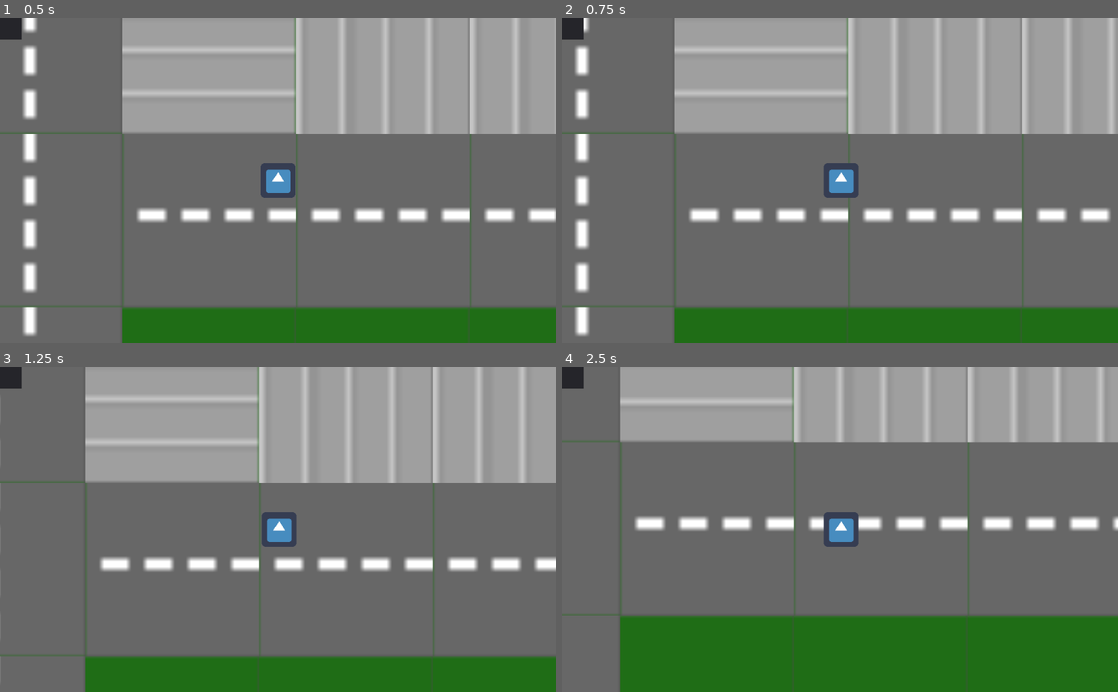
Above: before the commit, frames 1-4 (two rows, left to right).
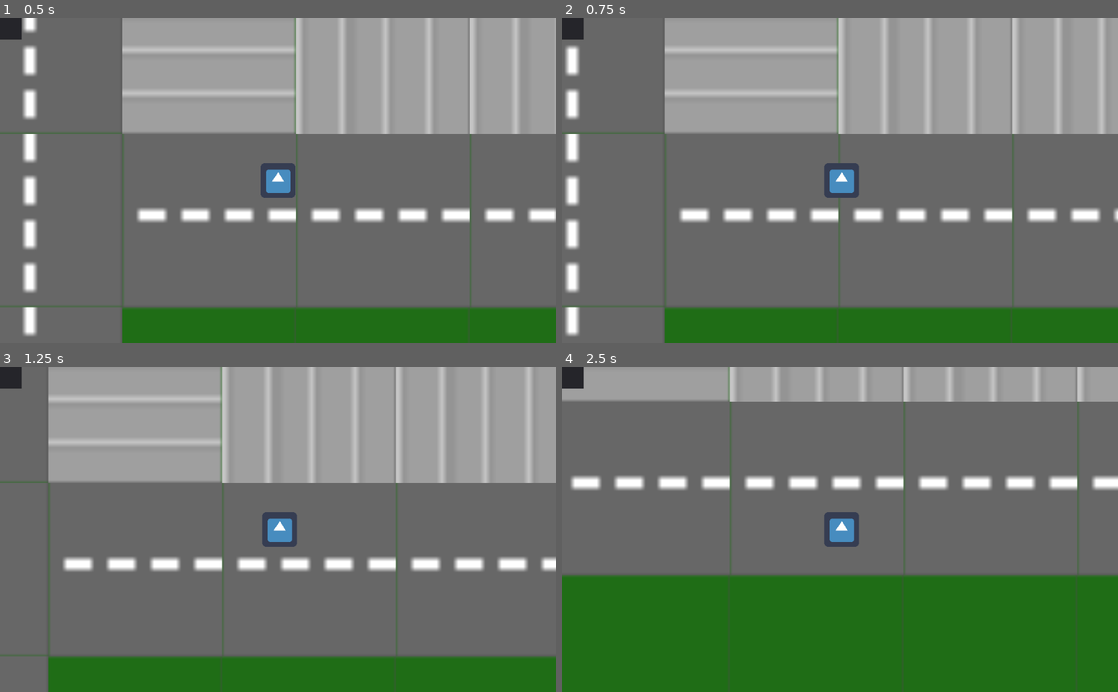
Above: after the commit, the same moments.

Repository: kzadorAT/GlobalGameJam21
Game: Godot game, scene res://scenes/Game.tscn
Two runs of this game, one before a commit and one after it. Both use one fixed random seed, a clock stepped at 60 frames per second and the inputs below. The engine's default icon, where the game draws it, is replaced by a stand-in: a white triangle on a blue panel in a dark square.
Inputs:
- Up to frame 1 (0.5 s): no input
- Up to frame 2 (0.75 s): tap Enter at 0.5 s; hold Right (ui_right) from 0.53 s (still down)
- Up to frame 3 (1.25 s): keep holding Right (ui_right)
- Up to frame 4 (2.5 s): release Right (ui_right) at 1.28 s; hold Down (ui_down) 1.28-2.03 s; hold Right (ui_right) from 2.03 s (still down)

Frame 1 is identical in both runs. In frame 2, 10% of the frame differs, in the area x 0-100%, y 0-100%; in frame 3, 9.6%; in frame 4, 34%.

Commit message:
navigator para el gato y gato builder

Diff:
--- a/scenes/Game.tscn
+++ b/scenes/Game.tscn
@@ -45,3 +45,5 @@
 eye_colors = [ Color( 1, 0, 0, 1 ), Color( 0, 0.156863, 1, 1 ), Color( 0, 0.835294, 1, 1 ), Color( 0.207843, 0.666667,  …(183 unchanged characters)…
 
 [node name="cat_container" type="Node2D" parent="Manager"]
+position = Vector2( -5, 1 )
+z_index = 50
--- a/scenes/levels/level_prueba.tscn
+++ b/scenes/levels/level_prueba.tscn
@@ -113,6 +113,7 @@
 [node name="level" type="Node2D"]
 script = ExtResource( 2 )
 spawns_path = NodePath("spawns")
+nav_path = NodePath("Navigation2D")
 
 [node name="Navigation2D" type="Navigation2D" parent="."]
 
--- a/scenes/player.tscn
+++ b/scenes/player.tscn
@@ -15,6 +15,7 @@
 
 [node name="player" type="KinematicBody2D"]
 script = ExtResource( 2 )
+speed = 200
 
 [node name="CollisionShape2D" type="CollisionShape2D" parent="."]
 shape = SubResource( 1 )
--- a/scripts/bot.gd
+++ b/scripts/bot.gd
@@ -8,8 +8,9 @@
 onready var gato = get_node(gato_path)
 
 ## nav mesh
-export var nav_path : NodePath
-onready var navigator = get_node(nav_path)
+# export var nav_path : NodePath
+# onready var navigator = get_node(nav_path)
+var navigator
 var escape_path = []
 var random_point = Vector2(0,0)
 
@@ -27,7 +28,7 @@
 
 # Called when the node enters the scene tree for the first time.
 func _ready():
-	init_bot()
+	# init_bot()
 	pass # Replace with function body.
 
 
@@ -42,7 +43,8 @@
 		if physics_stack.has(state_stack.back()):
 			self.call(state_stack.back())
 
-func init_bot():
+func init_bot(_navigator):
+	navigator = _navigator
 	state_stack.clear()
 	push_state("idle")
 
--- a/scripts/cat_builder.gd
+++ b/scripts/cat_builder.gd
@@ -18,7 +18,7 @@
 
 func instance_cat():
 	# var pos = level.get_random_point()
-	var pos = Vector2(200,500)
+	var pos = Vector2(2000,3000)
 	var gato = gato_loaded.instance()
 	# aqui para randomizar
 	var base = randi() % base_colors.size()
@@ -29,5 +29,5 @@
 	gato.set_eyes_color(eye_colors[eyes])
 	container.add_child(gato)
 	gato.global_position = pos
-
+	gato.get_node("bot").init_bot(level.navigator)
 	pass
--- a/scripts/level.gd
+++ b/scripts/level.gd
@@ -3,7 +3,8 @@
 
 export var spawns_path : NodePath
 onready var spawns = get_node(spawns_path)
-
+export var nav_path : NodePath
+onready var navigator = get_node(nav_path)
 
 # Called when the node enters the scene tree for the first time.
 func _ready():
--- a/scripts/manager.gd
+++ b/scripts/manager.gd
@@ -30,6 +30,8 @@
 func load_level():
 	level = load(level_path).instance()
 	add_child(level)
+	$cat_builder.level = level
+
 	pass
 
 
